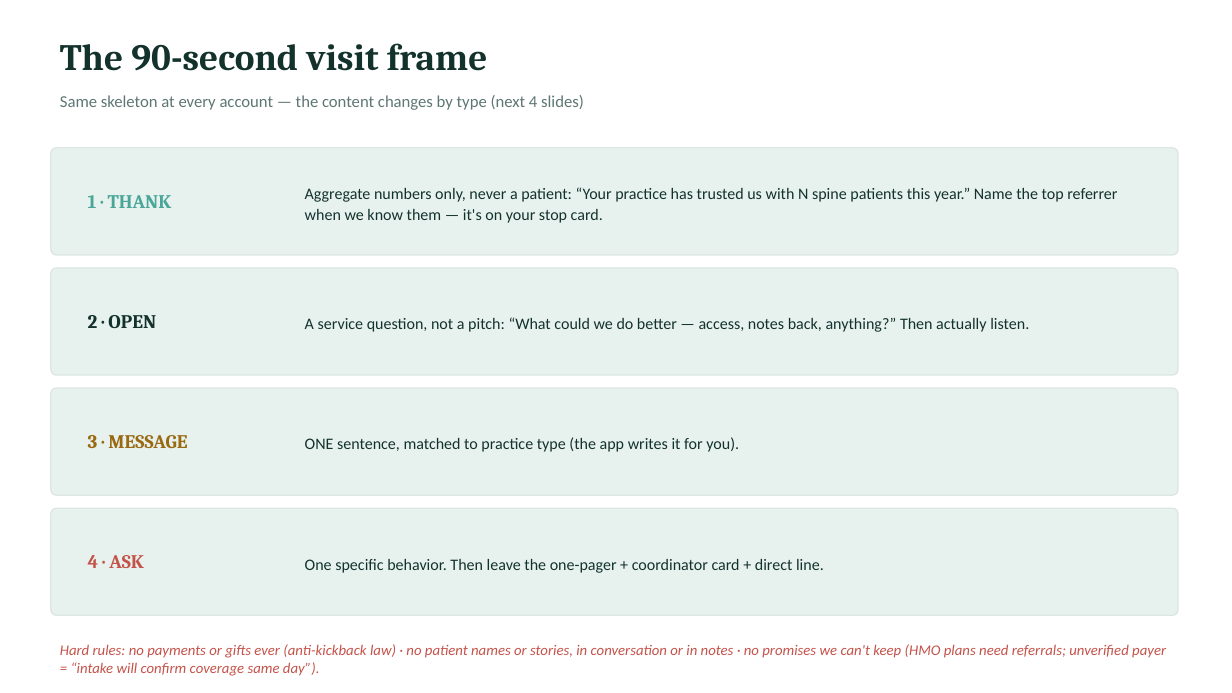
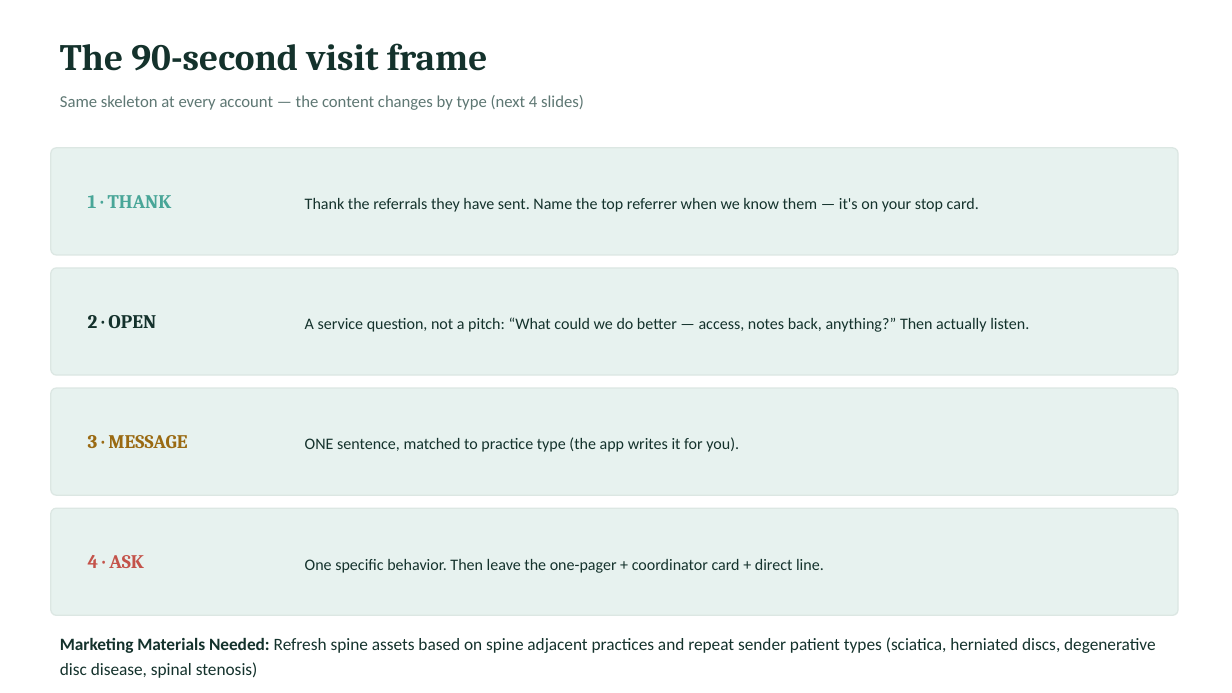
Before and after one commit to JosephAndrewMacLean/SHP, a slide deck: slide 5 of pm/kristen-share/SHP-Spine-Team-Rollout_Kristen_Jul22.pptx. Drawn at 1232x693 pixels with LibreOffice and Linux fonts; fonts in the diff are those of the drawing. Boxes give left, top, right and bottom in pixels: in the first picture for what was removed or moved away, otherwise in the second. Text is boxed around its words. In the diff, an @@ line names an element or a change of style, - is before the commit and + after.

```diff
--- a/pm/kristen-share/SHP-Spine-Team-Rollout_Kristen_Jul22.pptx
+++ b/pm/kristen-share/SHP-Spine-Team-Rollout_Kristen_Jul22.pptx
@@ text at (x1=305, y1=198, x2=979, y2=212): text changed @@
-Aggregate numbers only, never a patient: “Your practice has trusted us with N spine patients this year.” Name the top referrer when we know them — it's on your stop card.
+Thank the referrals they have sent. Name the top referrer when we know them — it's on your stop card.
@@ text removed at (x1=60, y1=644, x2=1166, y2=676) @@
-Hard rules: no payments or gifts ever (anti-kickback law) · no patient names or stories, in conversation or in notes · no promises we can't keep (HMO plans need referrals; unverified payer = “intake will confirm coverage same day”).
@@ text added at (x1=60, y1=637, x2=1155, y2=678), 13.5 pt, text #14322C @@
+Marketing Materials Needed: Refresh spine assets based on spine adjacent practices and repeat sender patient types (sciatica, herniated discs, degenerative disc disease, spinal stenosis)
```
Also in this commit, not shown: 8 other slides changed, 1 slide removed, 7 other files.
